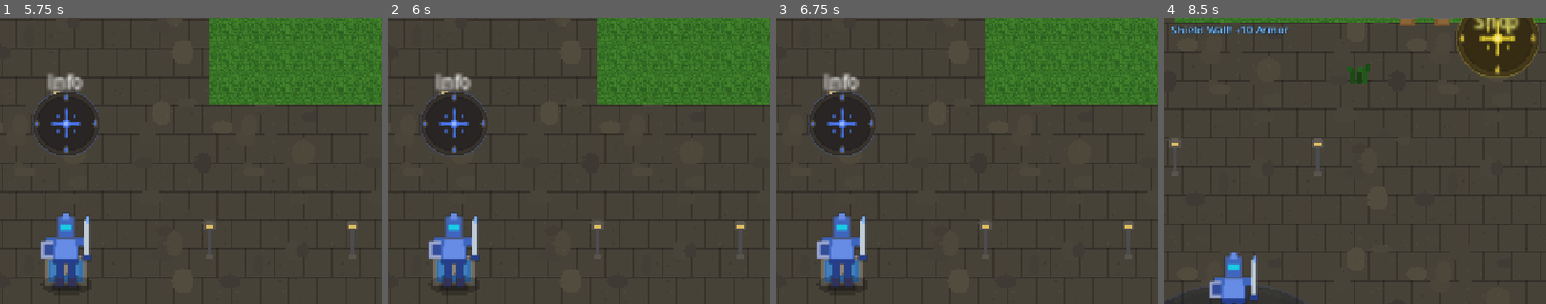
Above: before the commit, frames 1-4 (left to right).
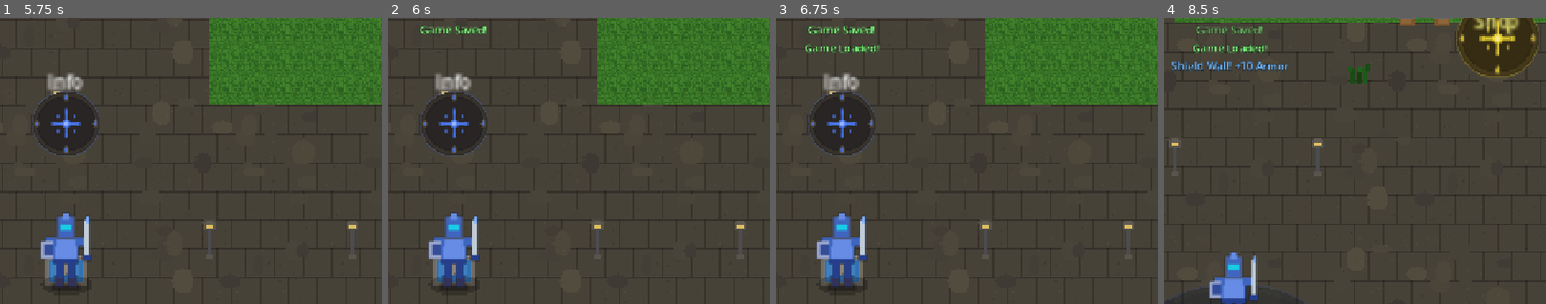
Above: after the commit, the same moments.

Repository: slxny/legends-open-rpg
Game: Godot game, scene res://scenes/main.tscn
The game is run twice, just before and just after one commit, with the same random seed, the same clock (stepped at 60 frames per second) and the same inputs.
Inputs (mouse positions are % of the whole screen's width and height, from its top left):
- Up to frame 1 (5.75 s): click "SELECT" at 0.5 s; click "Q Cleave" at 1.25 s; click "E Shield Wall" at 2 s; click "1 Potion" at 2.75 s; click "2 Potion" at 3.5 s; click "3 Potion" at 4.25 s; click "I Items" at 5 s
- Up to frame 2 (6 s): click "F5 Save" at 5.75 s
- Up to frame 3 (6.75 s): click "F9 Load" at 6.5 s
- Up to frame 4 (8.5 s): move the mouse to (72, 45) at 7.27 s; hold D (move_right) 7.28-8.03 s; hold Q (ability_1) 7.28-8.03 s; click (72, 45) at 7.42 s; move the mouse to (30, 55) at 8.02 s; hold S (move_down) from 8.03 s (still down); tap E (ability_2) at 8.1 s
The pictures show only the part of the screen within x 41-91%, y 4-54%; the shares and areas given below are measured in that part.

Frame 1 is identical in both runs. In frame 2, 0.3% of the frame differs, in the area x 8-26%, y 2-6%; in frame 3, 0.6%; in frame 4, 1.4%, in the area x 2-33%, y 2-19%.
Error before the commit: Parse Error: The function signature doesn't match the parent. Parent signature is "get_owner() -> Node". (res://scripts/autoloads/settlement_manager.gd:20)
Error after the commit: Invalid assignment of property or key 'conditions' with value of type 'Array' on a base object of type 'RefCounted (Trigger)'. (res://scenes/player/player.gd:8…

Commit message:
Fix parser error: rename get_owner to get_settlement_owner
Node.get_owner() -> Node is a built-in Godot method. The custom
get_owner(settlement_id) -> int in SettlementManager conflicted with
the parent signature. Renamed to get_settlement_owner to avoid the
collision.

https://claude.ai/code/session_016QwPhLC7L2NQ1oaxRF3NGy

Diff:
--- a/scenes/world/settlement.gd
+++ b/scenes/world/settlement.gd
@@ -13,7 +13,7 @@
 func _ready() -> void:
 	add_to_group("settlements")
 	# Check if already owned via DeathCounterSystem
-	var owner = SettlementManager.get_owner(settlement_id)
+	var owner = SettlementManager.get_settlement_owner(settlement_id)
 	if owner >= 0:
 		_apply_ownership(owner)
 	# Listen for purchase events
--- a/scripts/autoloads/settlement_manager.gd
+++ b/scripts/autoloads/settlement_manager.gd
@@ -17,7 +17,7 @@
 func is_owned(settlement_id: String, player_id: int = 0) -> bool:
 	return DeathCounterSystem.get_value("town_owned_%s_p%d" % [settlement_id, player_id]) == 1
 
-func get_owner(settlement_id: String) -> int:
+func get_settlement_owner(settlement_id: String) -> int:
 	## Returns the player_id that owns this settlement, or -1 if unowned.
 	for pid in range(8):  # Support up to 8 players
 		if DeathCounterSystem.get_value("town_owned_%s_p%d" % [settlement_id, pid]) == 1:
